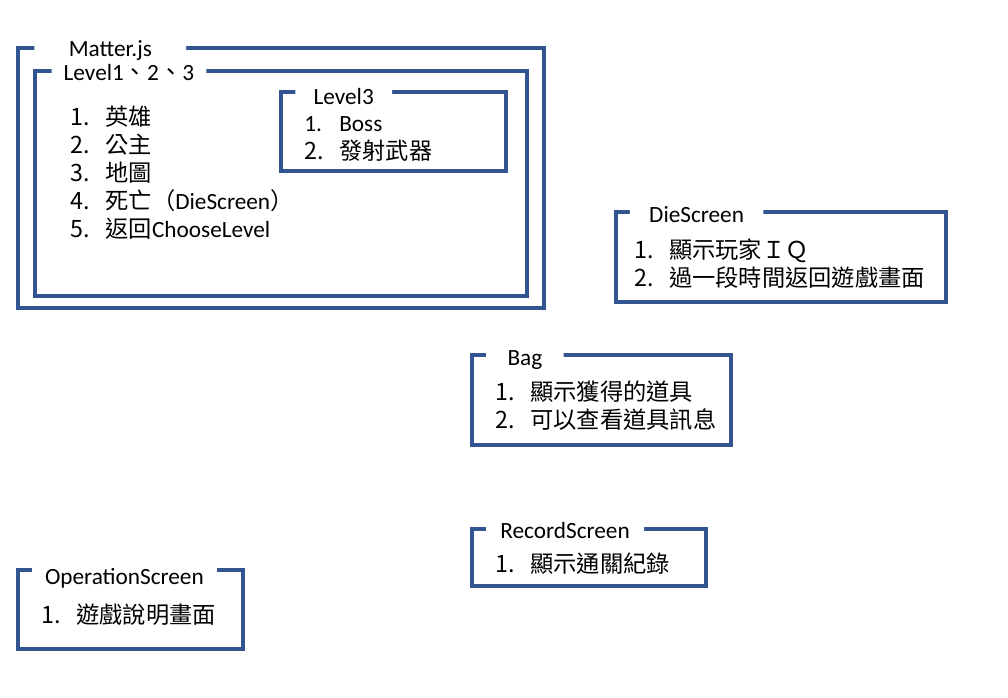
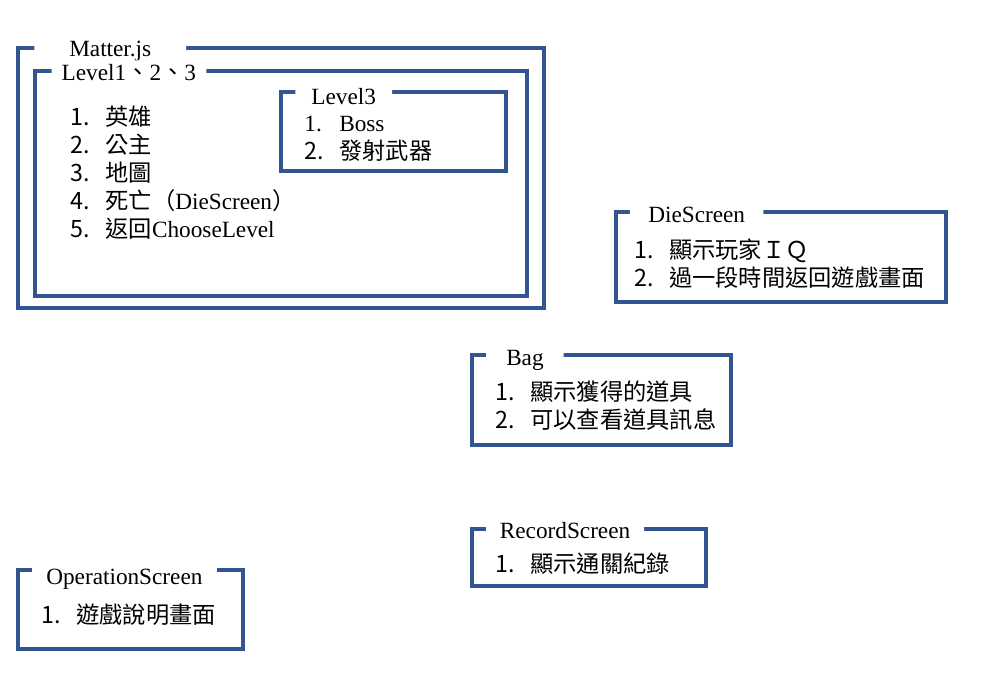
Before and after one commit to YangKelvin/SuperAdventure, a slide deck: slide 11 of images/簡報1.pptx. Drawn at 1008x698 pixels with LibreOffice and Linux fonts; fonts in the diff are those of the drawing. Boxes give left, top, right and bottom in pixels: in the first picture for what was removed or moved away, otherwise in the second. Text is boxed around its words. In the diff, an @@ line names an element or a change of style, - is before the commit and + after.

```diff
--- a/images/簡報1.pptx
+++ b/images/簡報1.pptx
@@ font Calibri to Times New Roman in 12 elements at (x1=34, y1=41, x2=186, y2=54), (x1=62, y1=64, x2=196, y2=81), (x1=46, y1=568, x2=202, y2=589), (x1=76, y1=603, x2=216, y2=625), (x1=311, y1=88, x2=375, y2=105), (x1=339, y1=115, x2=432, y2=161), (x1=506, y1=349, x2=543, y2=370), (x1=530, y1=380, x2=716, y2=430), (x1=500, y1=522, x2=630, y2=539), (x1=530, y1=552, x2=670, y2=574), (x1=648, y1=206, x2=745, y2=223), (x1=106, y1=105, x2=296, y2=239) @@
```
Also in this commit, not shown: 2 other slides changed, 1 other file.
